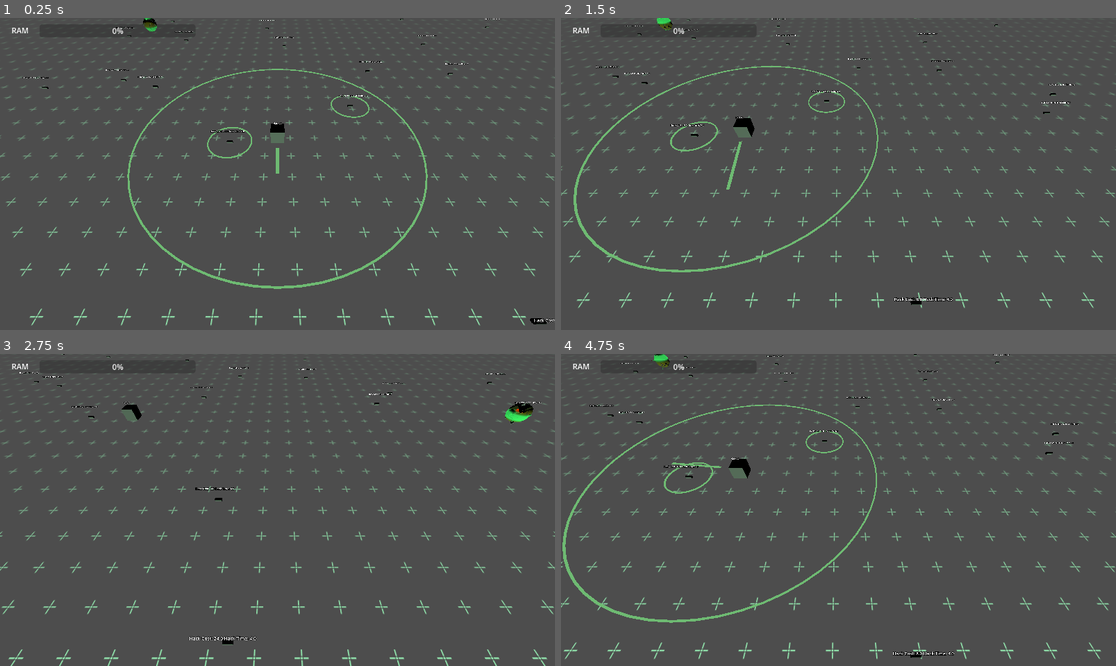
Above: before the commit, frames 1-4 (two rows, left to right).
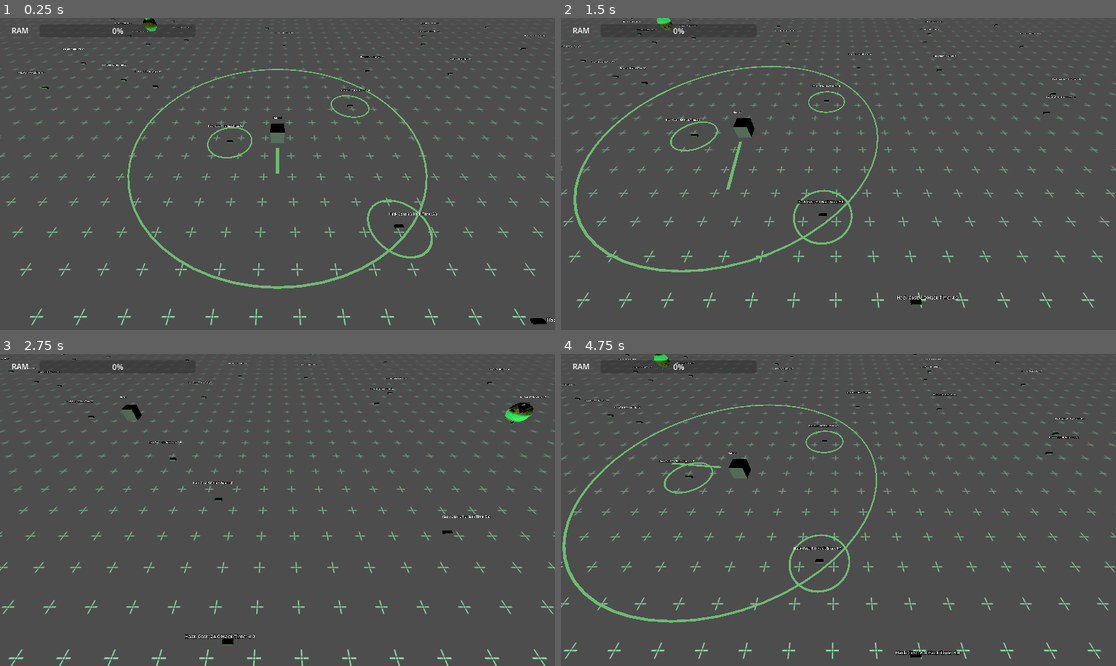
Above: after the commit, the same moments.

Repository: MrNavaStar/void.sys
Game: Godot game, scene res://scenes/world.tscn
Two runs of this game, one before a commit and one after it. Both use one fixed random seed, a clock stepped at 60 frames per second and the inputs below.
Inputs (mouse positions are in pixels of both pictures, inside the frame that each line leads up to):
- Up to frame 1 (0.25 s): no input
- Up to frame 2 (1.5 s): tap Enter at 0.5 s; move the mouse to (960, 158) at 0.52 s; press the mouse at (960, 158) at 0.53 s; hold D (right) 0.53-1.28 s; move the mouse to (727, 189) at 1.27 s; release the mouse at (727, 189) at 1.28 s; hold S (down) from 1.28 s (still down); click (727, 189) at 1.35 s
- Up to frame 3 (2.75 s): move the mouse to (333, 441) at 2.02 s; release S (down) at 2.03 s; press the mouse at (333, 441) at 2.03 s; hold D (right) from 2.03 s (still down); tap Mouse wheel up (zoom_in) at 2.1 s
- Up to frame 4 (4.75 s): move the mouse to (810, 572) at 2.77 s; release D (right) at 2.78 s; release the mouse at (810, 572) at 2.78 s; hold W (up) 2.78-3.53 s; tap Mouse wheel down (zoom_out) at 2.85 s; click (810, 572) at 3.05 s; move the mouse to (1005, 556) at 3.52 s; press the mouse at (1005, 556) at 3.53 s; hold A (left) from 3.53 s (still down); move the mouse to (672, 463) at 4.27 s; release the mouse at (672, 463) at 4.28 s; click (672, 463) at 4.35 s

The runs differ from the first frame. In frame 1, 0.7% of the frame differs, in the area x 3-100%, y 0-98%; in frame 2, 0.8%; in frame 3, 0.6%; in frame 4, 0.9%, in the area x 0-95%, y 0-97%.

Commit message:
more reactive hacking

Diff:
--- /dev/null
+++ b/assets/materials/hover_emission_material.tres
@@ -0,0 +1,5 @@
+[gd_resource type="StandardMaterial3D" format=3 uid="uid://f0cdp2xnlx3x"]
+
+[resource]
+shading_mode = 0
+albedo_color = Color(0.287366, 0.724314, 0.71126, 1)
--- a/scenes/space_node.tscn
+++ b/scenes/space_node.tscn
@@ -4,13 +4,13 @@
 [ext_resource type="Material" uid="uid://di8qji5p67fvw" path="res://assets/materials/emission_material.tres" id="2_2rj4j"]
 
 [sub_resource type="SphereShape3D" id="SphereShape3D_cw5of"]
-radius = 0.951168
+radius = 0.529905
 
 [sub_resource type="SphereShape3D" id="SphereShape3D_4xayg"]
 radius = 16.1328
 
 [sub_resource type="SphereShape3D" id="SphereShape3D_2rj4j"]
-radius = 0.549614
+radius = 0.534592
 
 [sub_resource type="TorusMesh" id="TorusMesh_4xayg"]
 material = ExtResource("2_2rj4j")
@@ -50,10 +50,12 @@
 mesh = SubResource("TorusMesh_4xayg")
 
 [node name="Info" type="Label3D" parent="."]
-transform = Transform3D(1, 0, 0, 0, 1, 0, 0, 0, 1, 0, 0.940535, 0)
+transform = Transform3D(1, 0, 0, 0, 1, 0, 0, 0, 1, 0, 1.4003, 0)
 billboard = 1
 
 [node name="Hack Timer" type="Timer" parent="."]
 one_shot = true
 
 [connection signal="input_event" from="Object/ClickHitbox" to="." method="_on_area_3d_input_event"]
+[connection signal="mouse_entered" from="Object/ClickHitbox" to="." method="_set_hover_color"]
+[connection signal="mouse_exited" from="Object/ClickHitbox" to="." method="_unset_hover_color"]
--- a/scenes/world.tscn
+++ b/scenes/world.tscn
@@ -28,6 +28,7 @@
 
 [node name="World" type="Node3D"]
 script = ExtResource("1_rwgxs")
+ships = 3000
 metadata/_edit_lock_ = true
 
 [node name="DirectionalLight3D" type="DirectionalLight3D" parent="."]
--- a/scripts/edger.gd
+++ b/scripts/edger.gd
@@ -18,7 +18,7 @@
 	ribbon_trail.size = 0.3
 	ribbon_trail.shape = RibbonTrailMesh.SHAPE_FLAT
 	ribbon_trail.sections = 2
-	ribbon_trail.section_length = edge_length / ribbon_trail.sections - 0.4
+	ribbon_trail.section_length = edge_length / ribbon_trail.sections - 1.2
 	ribbon_trail.material = load("res://assets/materials/emission_material.tres")
 
 	var edge := MeshInstance3D.new()
--- a/scripts/space_node.gd
+++ b/scripts/space_node.gd
@@ -5,10 +5,12 @@
 @onready var hack_timer: Timer = $"Hack Timer"
 @onready var virtual_cursor: VirtualCursor = get_node("../../Virtual Cursor") as VirtualCursor
 @onready var neighbours_hitbox: Area3D = $Object/NeighboursHitbox as Area3D
+@onready var selectable_indicator: MeshInstance3D = $Object/SelectableIndicator as MeshInstance3D
 
 var connected_nodes: Dictionary[SpaceNode, Edge] = {}
 
 var is_hacked: bool = false
+var is_being_hacked: bool = false
 var allocated_compute_power: float = 0
 var hack_cost: float = 0
 var hack_time: float = 0
@@ -19,6 +21,7 @@
 
 func _ready() -> void:
 	hack_timer.timeout.connect(_on_hack_finish)
+	generate_selectable_indicator_mesh()
 
 
 func _process(_delta: float) -> void:
@@ -27,6 +30,14 @@
 
 
 #=== INITIALIZATION ===
+
+
+func generate_selectable_indicator_mesh() -> void:
+	var torus := TorusMesh.new()
+	torus.material = load("res://assets/materials/emission_material.tres")
+	torus.inner_radius = 1.5
+	torus.outer_radius = 1.6
+	selectable_indicator.mesh = torus
 
 
 func make_root() -> void:
@@ -70,6 +81,8 @@
 		allocated_compute_power = hack_cost
 		unhack_strength = 0
 		hack_timer.start(hack_time)
+		is_being_hacked = true
+		selectable_indicator.visible = false
 
 
 func unhack(strength: float) -> void:
@@ -123,11 +136,12 @@
 
 
 func highlight_self() -> void:
-	($Object/SelectableIndicator as Node3D).visible = true
+	if not is_hacked and not is_being_hacked:
+		selectable_indicator.visible = true
 
 
 func stop_highlight_self() -> void:
-	($Object/SelectableIndicator as Node3D).visible = false
+	selectable_indicator.visible = false
 
 
 func _update_label() -> void:
@@ -141,6 +155,7 @@
 
 
 func _on_hack_finish() -> void:
+	is_being_hacked = false
 	if !is_hacked:
 		Hacker.hacked_nodes.append(self)
 		allocated_compute_power = round(allocated_compute_power / 2)
@@ -169,3 +184,15 @@
 ) -> void:
 	if event.is_action_pressed("select"):
 		hack()
+
+
+func _set_hover_color() -> void:
+	selectable_indicator.mesh.surface_set_material(
+		0, load("res://assets/materials/hover_emission_material.tres") as Material
+	)
+
+
+func _unset_hover_color() -> void:
+	selectable_indicator.mesh.surface_set_material(
+		0, load("res://assets/materials/emission_material.tres") as Material
+	)
--- a/scripts/virtual_cursor.gd
+++ b/scripts/virtual_cursor.gd
@@ -20,6 +20,7 @@
 	)
 	position = intersect
 	update_model()
+	update_closest_node()
 
 
 func update_model() -> void:
@@ -38,12 +39,10 @@
 func _on_area_3d_area_entered(area: Area3D) -> void:
 	var node: SpaceNode = area.get_parent().get_parent() as SpaceNode
 	close_space_nodes.append(node)
-	update_closest_node()
 
 
 func _on_area_3d_area_exited(area: Area3D) -> void:
 	close_space_nodes.erase(area.get_parent().get_parent() as SpaceNode)
-	update_closest_node()
 
 
 func get_closest_node() -> SpaceNode:
